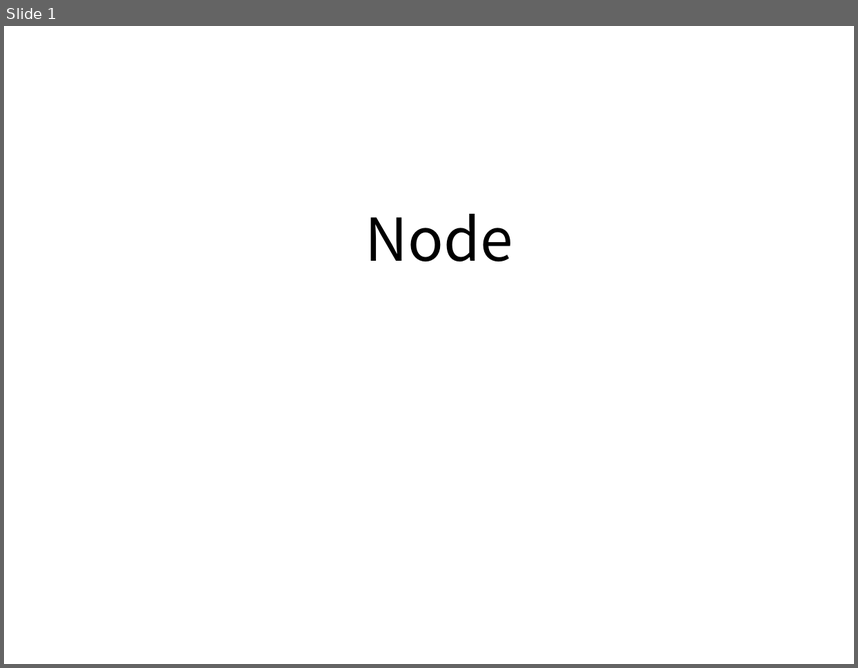
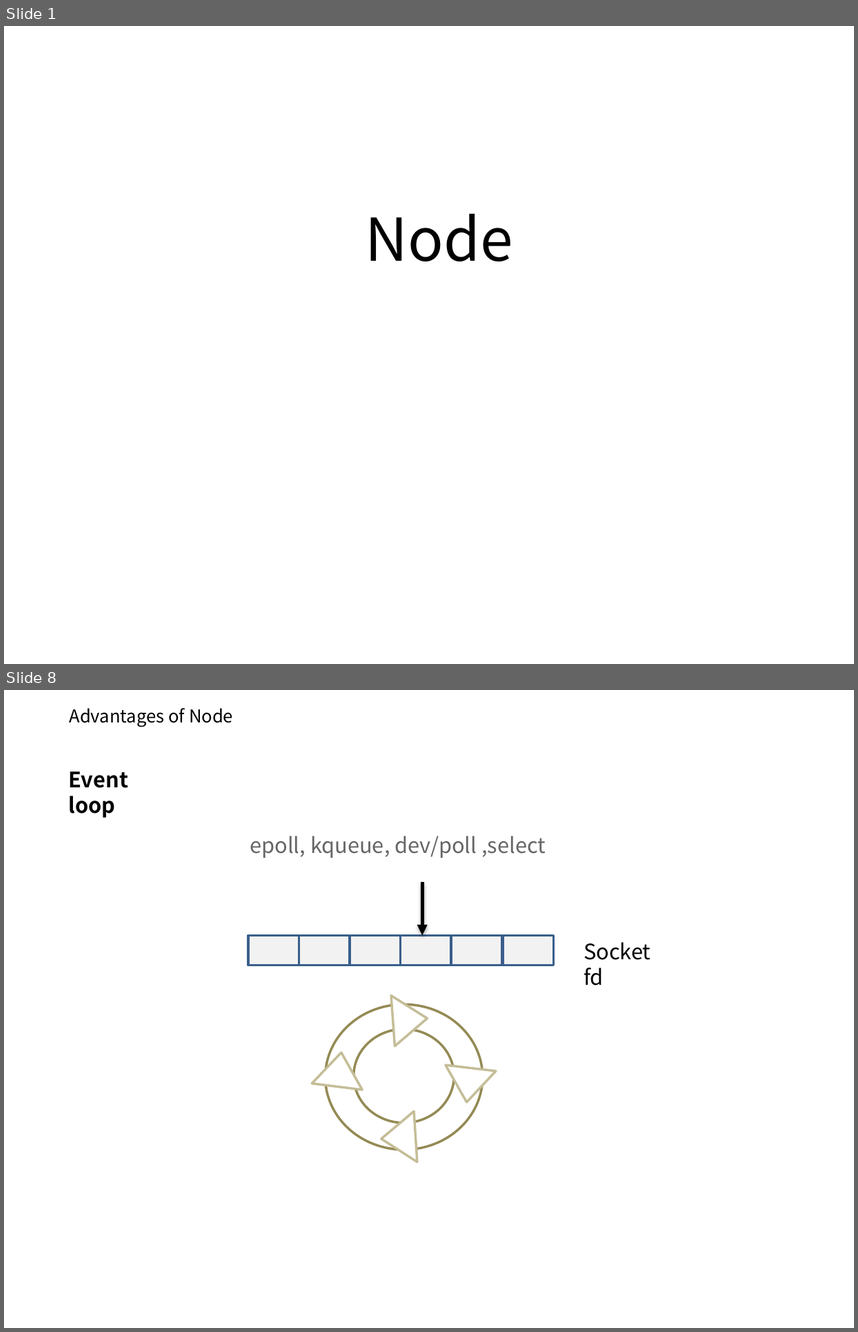
Before and after one commit to zipdrv85/vueStudy, a slide deck: doc/3주차 스터디 NODE.pptx. Shown one above the other, each under a label of ours: slide 1 before the commit, slides 1 and 8 after it; the slides between them are not shown. The pictures are 858x668 and 858x1332 pixels, drawn with LibreOffice and Linux fonts; fonts in the diff are those of the drawing; background and template pictures are left out. Boxes give left, top, right and bottom in pixels: in the first picture for what was removed or moved away, otherwise in the second. Text is boxed around its words. In the diff, an @@ line names an element or a change of style, - is before the commit and + after.

```diff
--- a/doc/3주차 스터디 NODE.pptx
+++ b/doc/3주차 스터디 NODE.pptx
@@ slide 8 added at (4,690,854,1328), background #FFFFFF @@
@@ text added at (69,708,233,727), 15 pt, text #000000 @@
+Advantages of Node
@@ text added at (68,771,128,818), 18 pt, text #000000, bold @@
+Event loop
@@ text added at (250,836,546,858), 18 pt, text #666666 @@
+epoll, kqueue, dev/poll ,select
@@ arrow added from (422, 881) to (422, 935), #000000 3 pt @@
@@ rectangle added at (248,935,299,965), fill #F2F2F2, outline #3A5F8C 2 pt @@
@@ rectangle added at (299,935,350,965), fill #F2F2F2, outline #3A5F8C 2 pt @@
@@ rectangle added at (350,935,401,965), fill #F2F2F2, outline #3A5F8C 2 pt @@
@@ rectangle added at (400,935,451,965), fill #F2F2F2, outline #3A5F8C 2 pt @@
@@ rectangle added at (452,935,503,965), fill #F2F2F2, outline #3A5F8C 2 pt @@
@@ rectangle added at (503,935,554,965), fill #F2F2F2, outline #3A5F8C 2 pt @@
@@ text added at (584,942,651,985), 18 pt, text #000000 @@
+Socket fd
@@ triangle added at (392,992,429,1045), fill #FFFFFF, outline #C4BD97 2 pt @@
@@ group added at (312,1005,497,1164): 3 triangles, 2 ellipses @@
```
Also in this commit, not shown: 4 slides changed, 5 other slides added.
